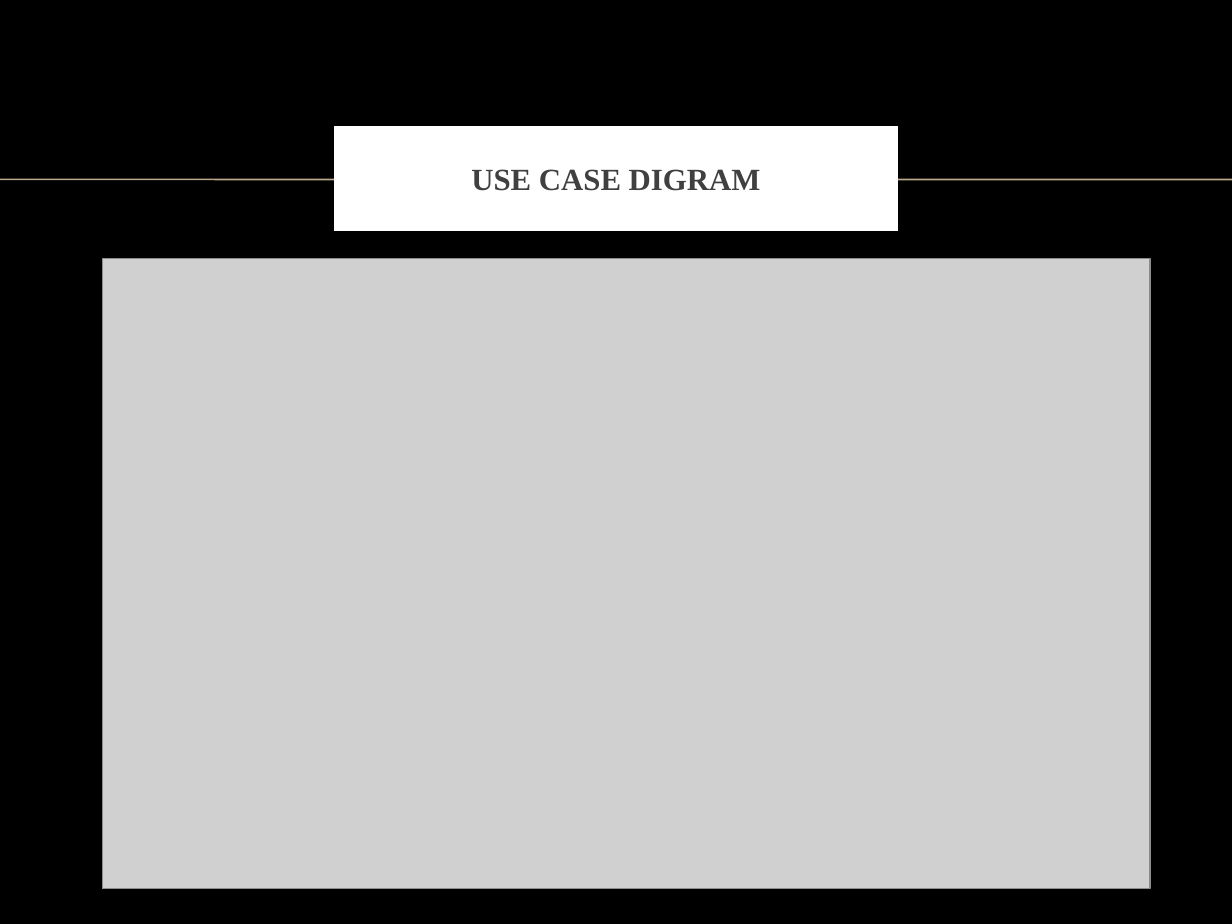
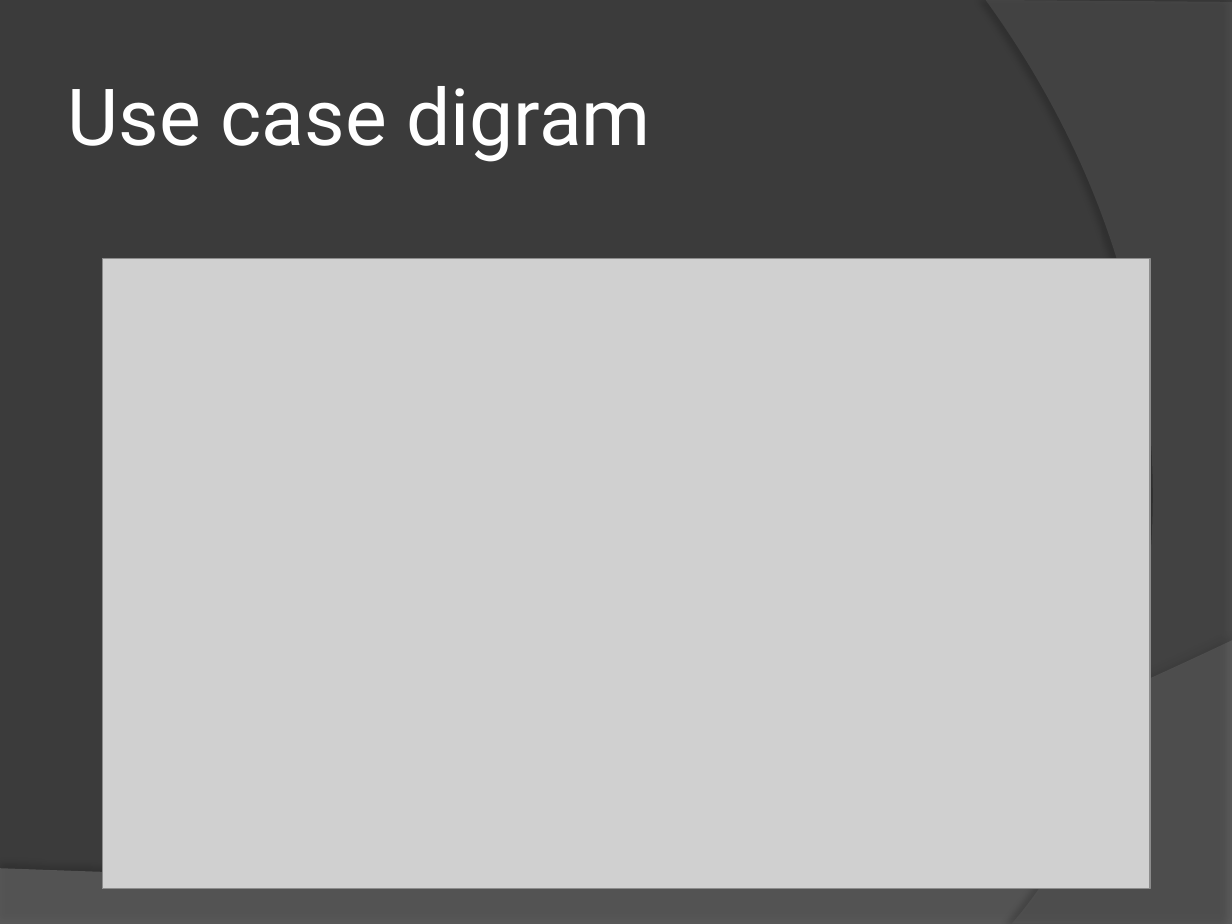
Before and after one commit to drizalmustofa/TUBES-IFB-1127050002-1127050032, a slide deck: slide 8 of Presentasi Permainan Kosakata.pptx. Drawn at 1232x924 pixels with LibreOffice and Linux fonts; fonts in the diff are those of the drawing; grey boxes stand for pictures; background and template pictures are left out. Boxes give left, top, right and bottom in pixels: in the first picture for what was removed or moved away, otherwise in the second. Text is boxed around its words. In the diff, an @@ line names an element or a change of style, - is before the commit and + after.

```diff
--- a/Presentasi Permainan Kosakata.pptx
+++ b/Presentasi Permainan Kosakata.pptx
@@ background picture (left out) to #3B3B3B @@
@@ freeform shape added at <box>986,0,1232,924</box>, fill #5E5E5E at 40% opacity @@
@@ title "Use case digram": place and size @@
-title "Use case digram" at <box>339,132,893,227</box>
+title "Use case digram" at <box>68,86,650,162</box>
@@ title "Use case digram" at <box>68,86,650,162</box>: fill #FFFFFF to none; outline #FFFFFF 6 pt to none @@
@@ title at <box>68,86,650,162</box>: text changed; size 18 to 46 pt; font Times New Roman to Roboto; text colour #404040 to #FFFFFF; bold off @@
-USE CASE DIGRAM
+Use case digram
@@ line removed from (0, 180) to (1232, 180) @@
@@ freeform shape added at <box>0,641,1232,924</box>, fill #7F7F7F at 45% opacity @@
```
Also in this commit, not shown: 7 other slides changed, 1 slide added, 1 slide removed, 1 other file.
